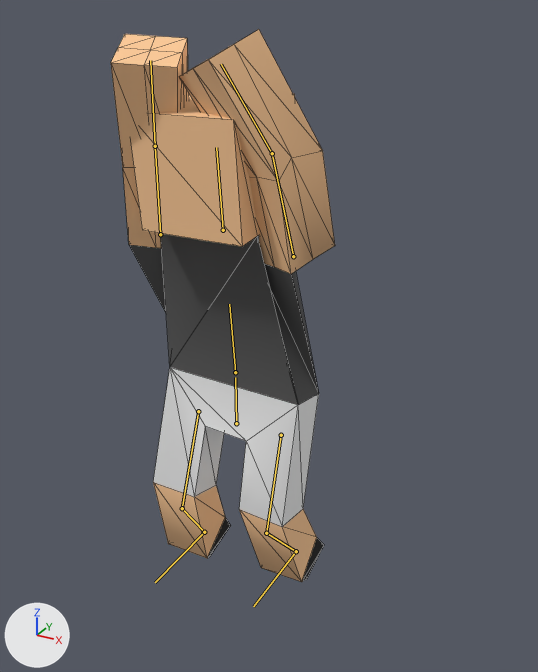
The FBX model Assets/Models/ballers_default_player_v3.fbx, before and after one commit.
Rendered twice from a 50 mm camera at (1.39, -2.26, 2.44) aimed at (0.1, 0.1, 1.26). The lights are fixed; the arrows at lower left show +X, +Y and +Z. Both versions are drawn at frame 7 of the action 'Armature|jump'; the numbers are the values there. The bones that change are drawn over the model as lines. Mesh edges are drawn as thin lines.

In view in the first picture: 'Player'.
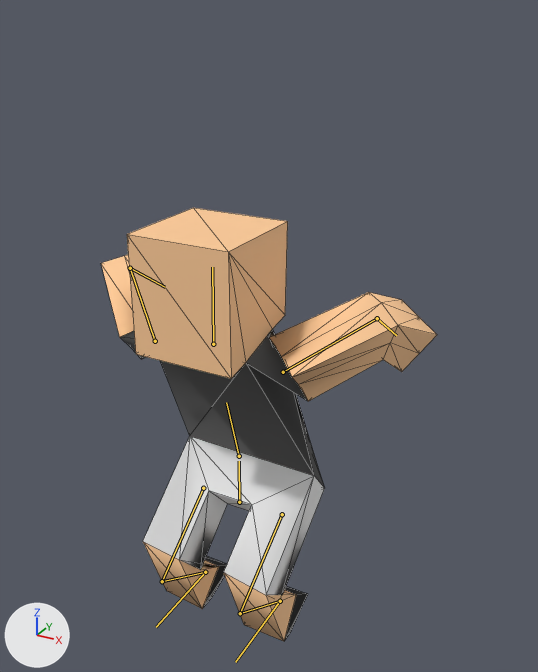
Boxes [x1, y1, x2, y2] around the edits, measured in the pictures (538 x 672 px):
'Player', posed (50% wider, 22% shorter)
    before: [111, 29, 335, 582]
    after: [101, 208, 437, 641]
bone 'root', root to tip
    before: (236, 423) to (235, 377)
    after: (239, 502) to (239, 461)
bone 'spine1', root to tip
    before: (235, 372) to (229, 304)
    after: (239, 456) to (226, 402)
bone 'head', root to tip
    before: (223, 230) to (216, 147)
    after: (213, 344) to (212, 267)
bone 'upper_arm.l', root to tip
    before: (293, 256) to (272, 153)
    after: (283, 372) to (377, 318)
bone 'lower_arm.l', root to tip
    before: (272, 153) to (221, 64)
    after: (377, 318) to (396, 335)
bone 'upper_arm.r', root to tip
    before: (160, 234) to (155, 146)
    after: (155, 341) to (130, 268)
bone 'lower_arm.r', root to tip
    before: (155, 146) to (150, 60)
    after: (130, 268) to (165, 287)
bone 'upper_leg.l', root to tip
    before: (281, 435) to (266, 533)
    after: (282, 514) to (240, 613)
bone 'lower_leg.l', root to tip
    before: (266, 533) to (296, 551)
    after: (240, 613) to (280, 601)
bone 'foot.l', root to tip
    before: (296, 551) to (253, 606)
    after: (280, 601) to (235, 662)
bone 'upper_leg.r', root to tip
    before: (198, 411) to (182, 508)
    after: (203, 488) to (162, 581)
bone 'lower_leg.r', root to tip
    before: (182, 508) to (204, 532)
    after: (162, 581) to (205, 572)
bone 'foot.r', root to tip
    before: (204, 532) to (155, 582)
    after: (205, 572) to (156, 627)

The change in detail:
Bone 'root' (bone_root) moves from (0.0, 0.063, 0.0) to (0.006, -0.326, -0.004).
Bone 'spine1' (bone_spine1) turns from (6, 0, 0) to (16, 0, 0) degrees about its own x, y and z.
Bone 'head' (bone_head) turns from (-1, 0, 0) to (-17, 0, 0) degrees about its own x, y and z.
Bone 'upper_arm.l' (bone_upper_arm_l) turns from (-25, -116, 117) to (55, 139, 69) degrees about its own x, y and z.
Bone 'lower_arm.l' (bone_lower_arm_l) turns from (21, 1, -5) to (77, 12, -15) degrees about its own x, y and z.
Bone 'upper_arm.r' (bone_upper_arm_r) turns from (-24, 119, -126) to (55, -140, -70) degrees about its own x, y and z.
Bone 'lower_arm.r' (bone_lower_arm_r) turns from (-2, 0, 0) to (76, -8, 10) degrees about its own x, y and z.
Bone 'upper_leg.l' (bone_upper_leg_l) turns from (13, -2, -1) to (48, 0, -3) degrees about its own x, y and z.
Bone 'lower_leg.l' (bone_lower_leg_l) turns from (-53, 1, 3) to (-104, 5, 4) degrees about its own x, y and z.
Bone 'foot.l' (bone_foot_l) turns from (40, -1, -2) to (56, -1, -2) degrees about its own x, y and z.
Bone 'upper_leg.r' (bone_upper_leg_r) turns from (19, -5, -2) to (48, 2, 2) degrees about its own x, y and z.
Bone 'lower_leg.r' (bone_lower_leg_r) turns from (-55, -2, -3) to (-104, -5, -4) degrees about its own x, y and z.
Bone 'foot.r' (bone_foot_r) turns from (35, 7, -1) to (56, 1, 4) degrees about its own x, y and z.
